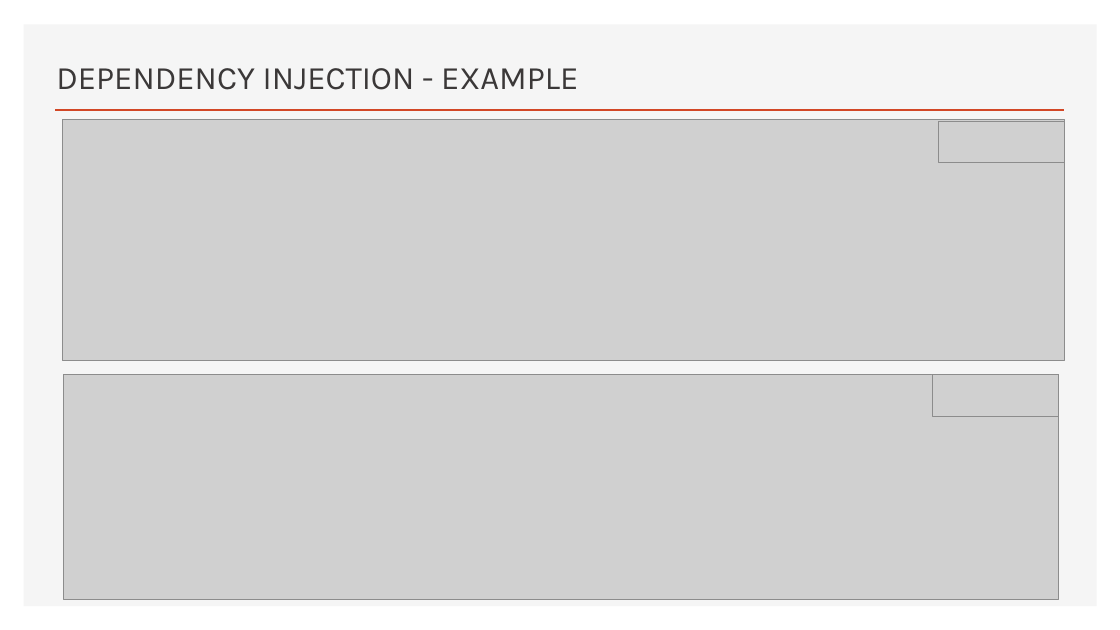
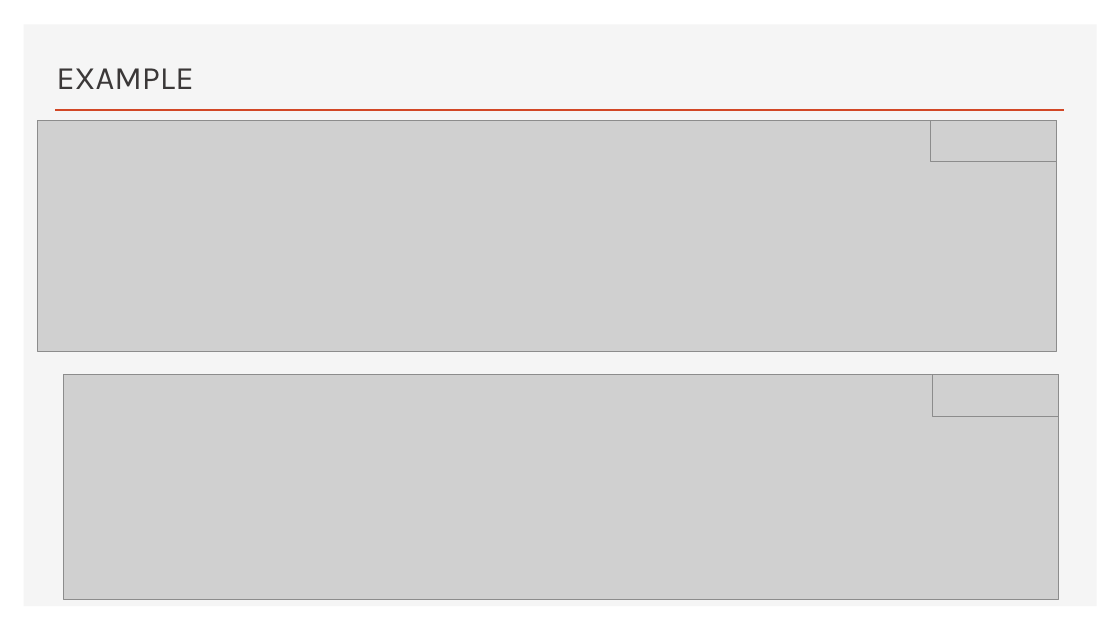
Before and after one commit to jatinrdave/SOLIDPRINCIPLESDEMO, a slide deck: slide 4 of DEPENDENCY INJECTION.pptx. Drawn at 1120x630 pixels with LibreOffice and Linux fonts; fonts in the diff are those of the drawing; grey boxes stand for pictures. Boxes give left, top, right and bottom in pixels: in the first picture for what was removed or moved away, otherwise in the second. Text is boxed around its words. In the diff, an @@ line names an element or a change of style, - is before the commit and + after.

```diff
--- a/DEPENDENCY INJECTION.pptx
+++ b/DEPENDENCY INJECTION.pptx
@@ title at (56, 68, 193, 89): text changed @@
-DEPENDENCY INJECTION - EXAMPLE
+EXAMPLE
@@ picture: place and size @@
-picture at (62, 120, 1065, 361)
+picture at (38, 120, 1057, 351)
@@ picture: place and size @@
-picture at (939, 121, 1065, 162)
+picture at (931, 120, 1057, 161)
```
Also in this commit, not shown: 1 other slide changed, 1 slide added, 2 slides removed, 4 other files.
